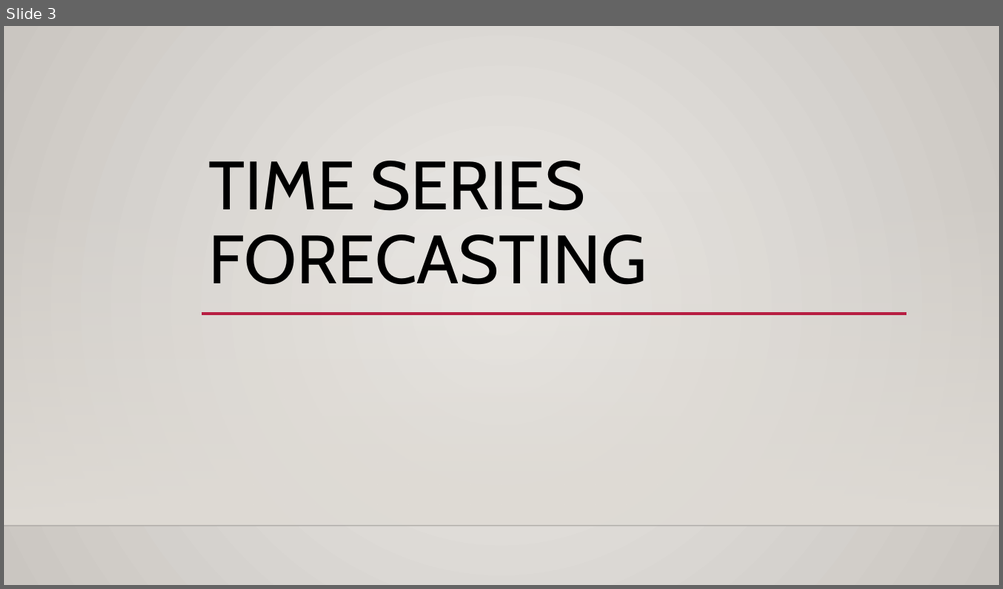
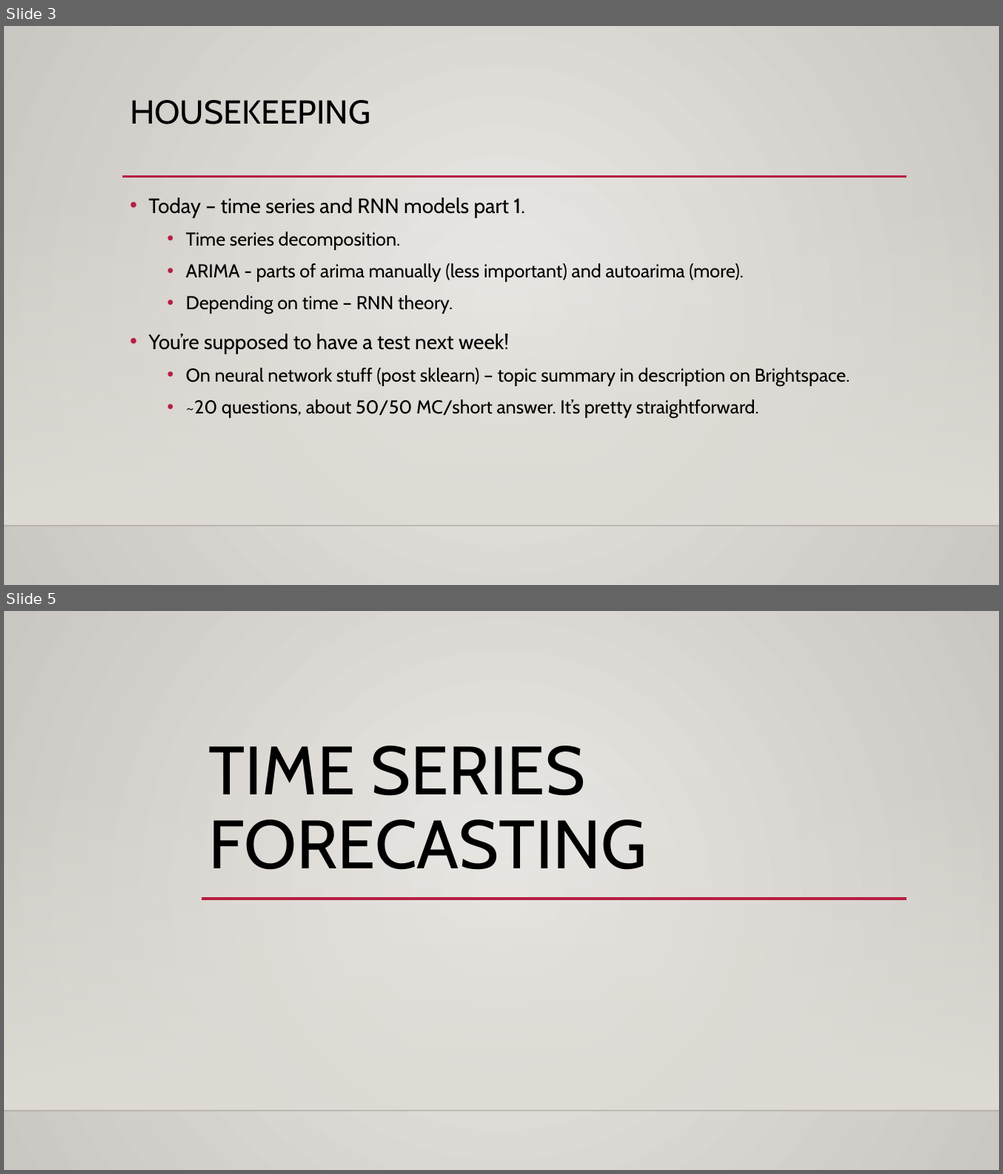
Before and after one commit to AkeemSemperDataScience/Intro_to_Machine_Learning_Students, a slide deck: reference_content/Slides/TimeSeries.pptx. Shown one above the other, each under a label of ours: slide 3 before the commit, slides 3 and 5 after it; the slides between them are not shown. The pictures are 1003x589 and 1003x1174 pixels, drawn with LibreOffice and Linux fonts; fonts in the diff are those of the drawing; background and template pictures are left out. Boxes give left, top, right and bottom in pixels: in the first picture for what was removed or moved away, otherwise in the second. Text is boxed around its words. In the diff, an @@ line names an element or a change of style, - is before the commit and + after.

```diff
--- a/reference_content/Slides/TimeSeries.pptx
+++ b/reference_content/Slides/TimeSeries.pptx
@@ slide 3 added at bbox=[4, 26, 999, 585], background gradient #ECEAE7 to #CAC7C1; not listed: 2 template elements that a slide beside it also shows @@
@@ title added at bbox=[130, 100, 370, 124], 32 pt, text #000000 @@
+HOUSEKEEPING
@@ line added from (122, 177) to (907, 177), #B71E42 2.5 pt @@
@@ text added at bbox=[148, 198, 850, 418], 18 pt, text #000000 @@
+• Today – time series and RNN models part 1.
+  • Time series decomposition.
+  • ARIMA - parts of arima manually (less important) and autoarima (more).
+  • Depending on time – RNN theory.
+• You’re supposed to have a test next week!
+  • On neural network stuff (post sklearn) – topic summary in description on Brightspace.
+  • ~20 questions, about 50/50 MC/short answer. It’s pretty straightforward.
@@ what was slide 3 is now slide 5 @@
```
Also in this commit, not shown: 8 slides changed, 8 other slides added, 58 other files.
